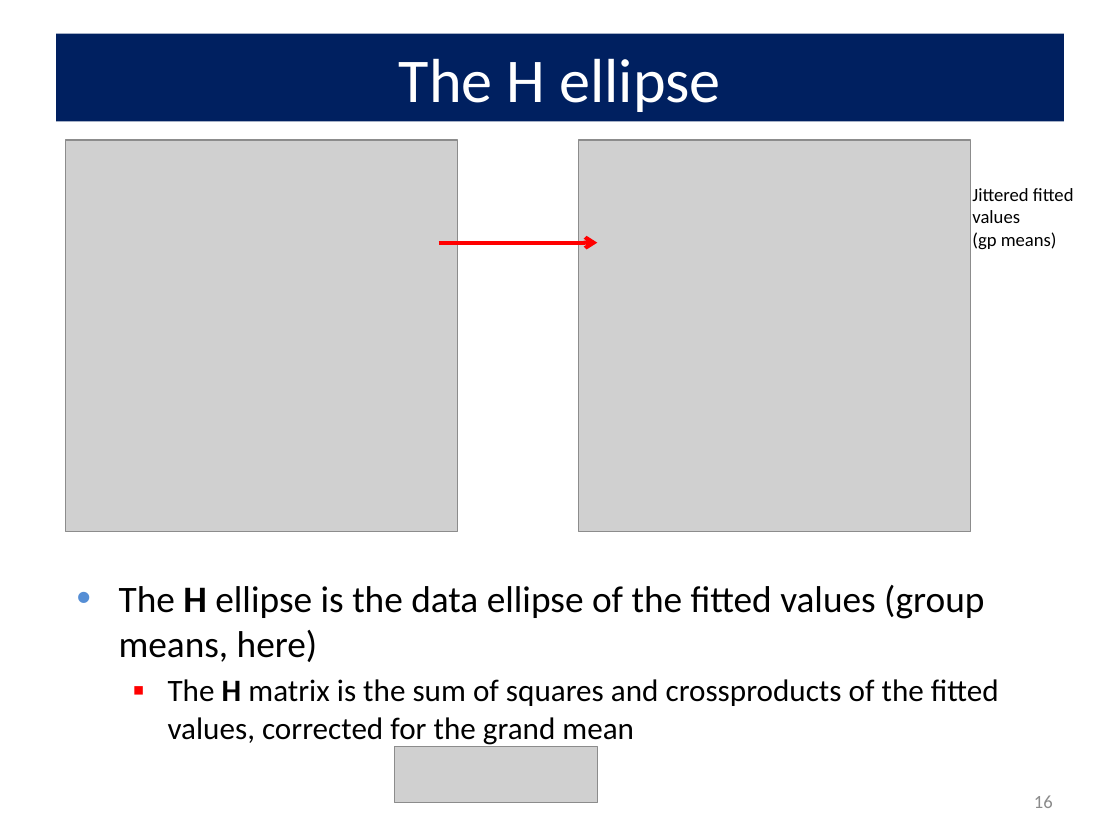
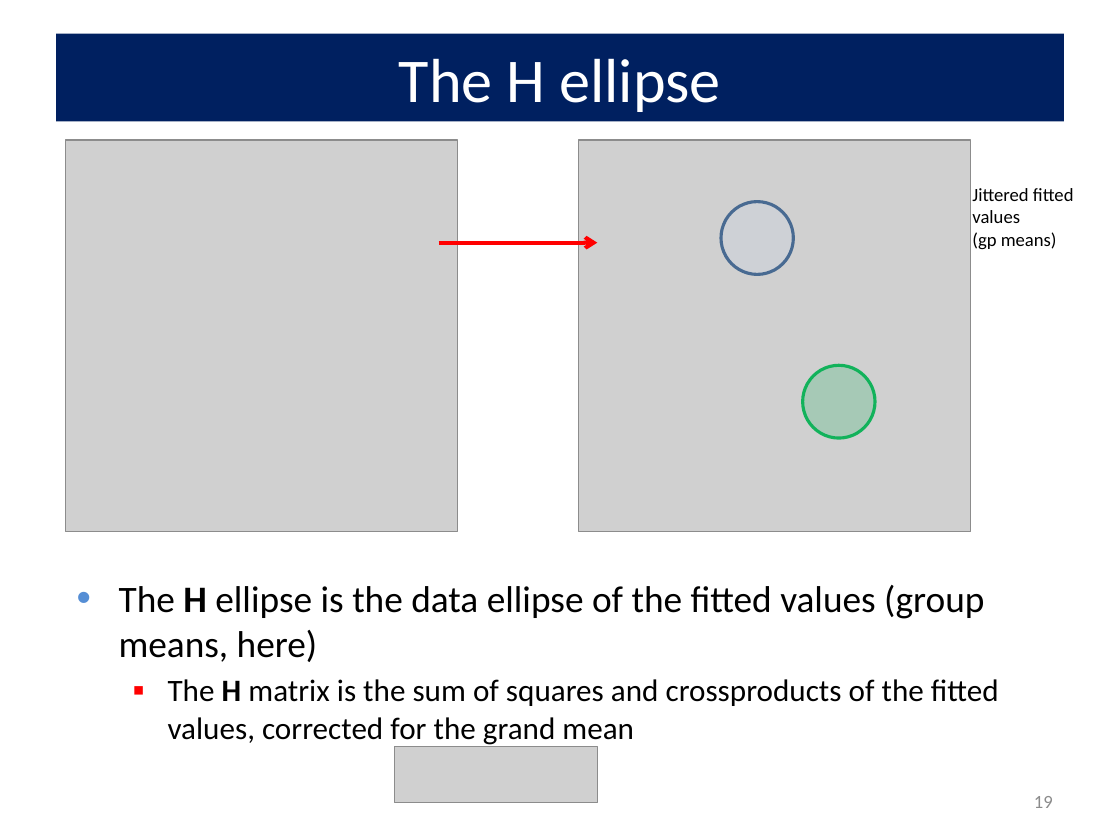
Before and after one commit to friendly/VisMLM-course, a slide deck: slide 19 of docs/lectures/lecture2.pptx (slide 16 before the commit). Drawn at 1120x840 pixels with LibreOffice and Linux fonts; fonts in the diff are those of the drawing; grey boxes stand for pictures. Boxes give left, top, right and bottom in pixels: in the first picture for what was removed or moved away, otherwise in the second. Text is boxed around its words. In the diff, an @@ line names an element or a change of style, - is before the commit and + after.

```diff
--- a/docs/lectures/lecture2.pptx
+++ b/docs/lectures/lecture2.pptx
@@ ellipse added at box(721, 202, 794, 274), fill #C6D9F1 at 20% opacity, outline #3A5F8C 2 pt @@
@@ ellipse added at box(803, 365, 876, 438), fill #00B050 at 20% opacity, outline #00B050 2 pt @@
@@ page number at box(1034, 796, 1053, 808): text changed @@
-16
+19
```
Also in this commit, not shown: 4 other slides changed, 5 slides added, 52 other files.
